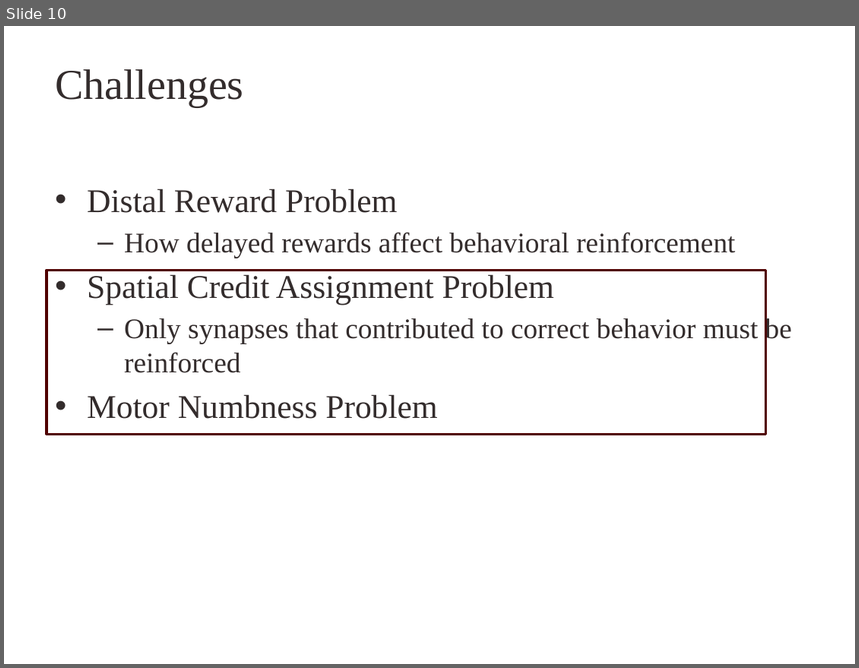
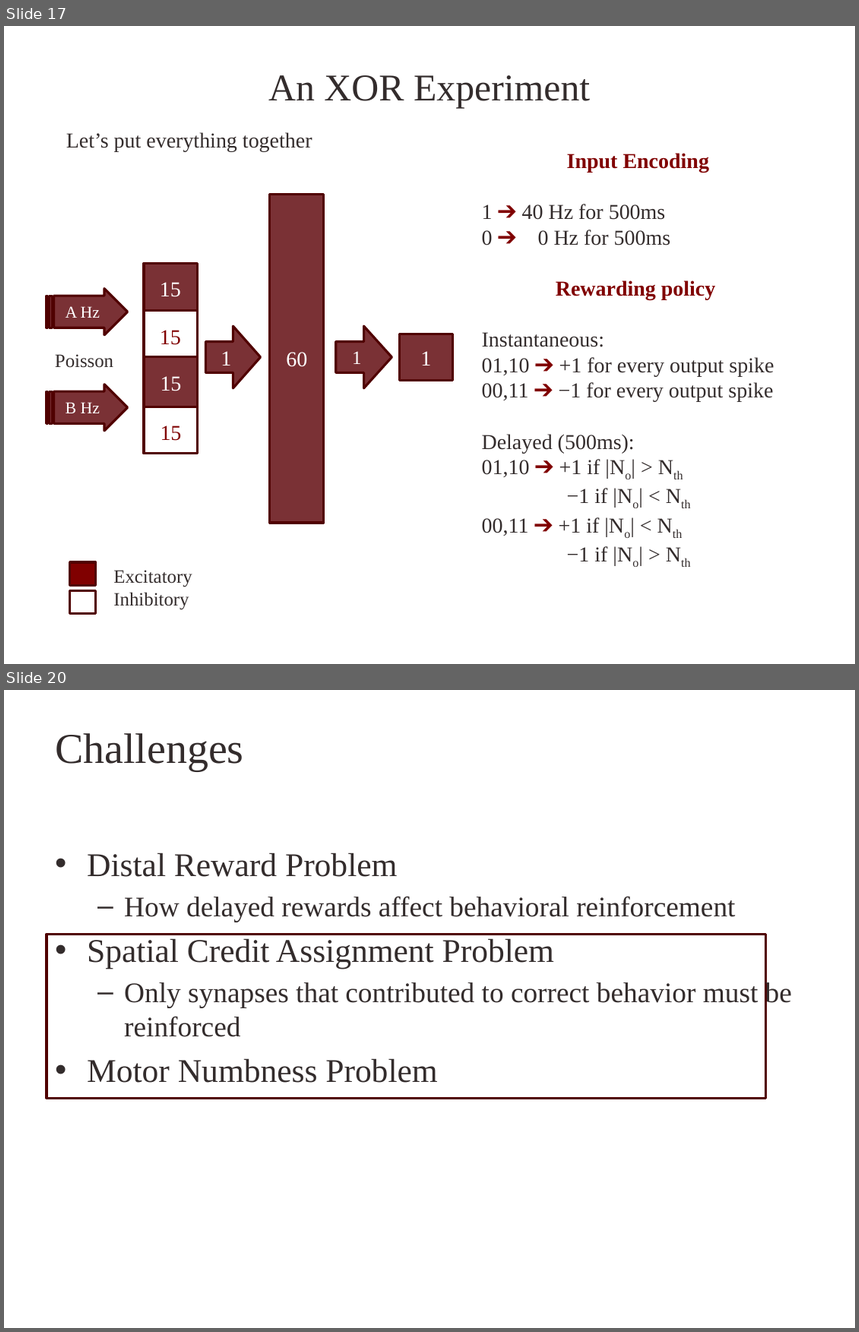
Before and after one commit to kuthulas/reinforce, a slide deck: RL.pptx. Shown one above the other, each under a label of ours: slide 10 before the commit, slides 17 and 20 after it; the slides between them are not shown. The pictures are 859x668 and 859x1332 pixels, drawn with LibreOffice and Linux fonts; fonts in the diff are those of the drawing; background and template pictures are left out. Boxes give left, top, right and bottom in pixels: in the first picture for what was removed or moved away, otherwise in the second. Text is boxed around its words. In the diff, an @@ line names an element or a change of style, - is before the commit and + after.

```diff
--- a/RL.pptx
+++ b/RL.pptx
@@ slide 17 added at (4, 26, 855, 664), background picture (left out) @@
@@ title added at (268, 75, 590, 108), 32 pt, text #332C2C @@
+An XOR Experiment
@@ text added at (66, 132, 313, 152), 18 pt, text #332C2C @@
+Let’s put everything together
@@ text added at (482, 153, 774, 562), 18 pt, text #332C2C @@
+    Input Encoding
+1 ➔ 40 Hz for 500ms
+0 ➔ 0 Hz for 500ms
+    Rewarding policy
+Instantaneous:
+01,10 ➔ +1 for every output spike
+00,11 ➔ −1 for every output spike
+Delayed (500ms):
+01,10 ➔ +1 if |No| > Nth
+−1 if |No| < Nth
+00,11 ➔ +1 if |No| < Nth
+−1 if |No| > Nth
@@ rectangle added at (269, 195, 323, 523), fill #7A3135, outline #500000 2 pt, 18 pt, text #FFFFFF @@
+60
@@ rectangle added at (144, 263, 197, 453), fill #7A3135, outline #500000 2 pt @@
@@ striped right arrow added at (47, 289, 127, 336), fill #7A3135, outline #500000 2 pt, 14 pt, text #FFFFFF @@
+A Hz
@@ text added at (160, 282, 181, 297), 18 pt, text #FFFFFF @@
+15
@@ rectangle added at (144, 311, 197, 358), fill #FFFFFF, outline #500000 2 pt @@
@@ text added at (160, 330, 181, 345), 18 pt, text #800000 @@
+15
@@ right arrow added at (205, 326, 260, 389), fill #7A3135, outline #500000 2 pt, 18 pt, text #FFFFFF @@
+1
@@ right arrow added at (336, 326, 392, 389), fill #7A3135, outline #500000 2 pt, 16 pt, text #FFFFFF @@
+1
@@ rectangle added at (399, 334, 452, 381), fill #7A3135, outline #500000 2 pt, 18 pt, text #FFFFFF @@
+1
@@ text added at (55, 354, 113, 368), 16 pt, text #332C2C @@
+Poisson
@@ striped right arrow added at (47, 385, 127, 431), fill #7A3135, outline #500000 2 pt, 14 pt, text #FFFFFF @@
+B Hz
@@ text added at (161, 376, 182, 392), 18 pt, text #FFFFFF @@
+15
@@ rectangle added at (144, 408, 197, 454), fill #FFFFFF, outline #500000 2 pt @@
@@ text added at (161, 426, 182, 441), 18 pt, text #800000 @@
+15
@@ rectangle added at (69, 563, 96, 585), fill #800000, outline #500000 2 pt @@
@@ text added at (113, 570, 192, 610), 16 pt, text #332C2C @@
+Excitatory
+Inhibitory
@@ rectangle added at (69, 591, 96, 614), fill #FFFFFF, outline #500000 2 pt @@
@@ what was slide 10 is now slide 20 @@
```
Also in this commit, not shown: 11 slides changed, 21 other slides added, 3 slides removed.
